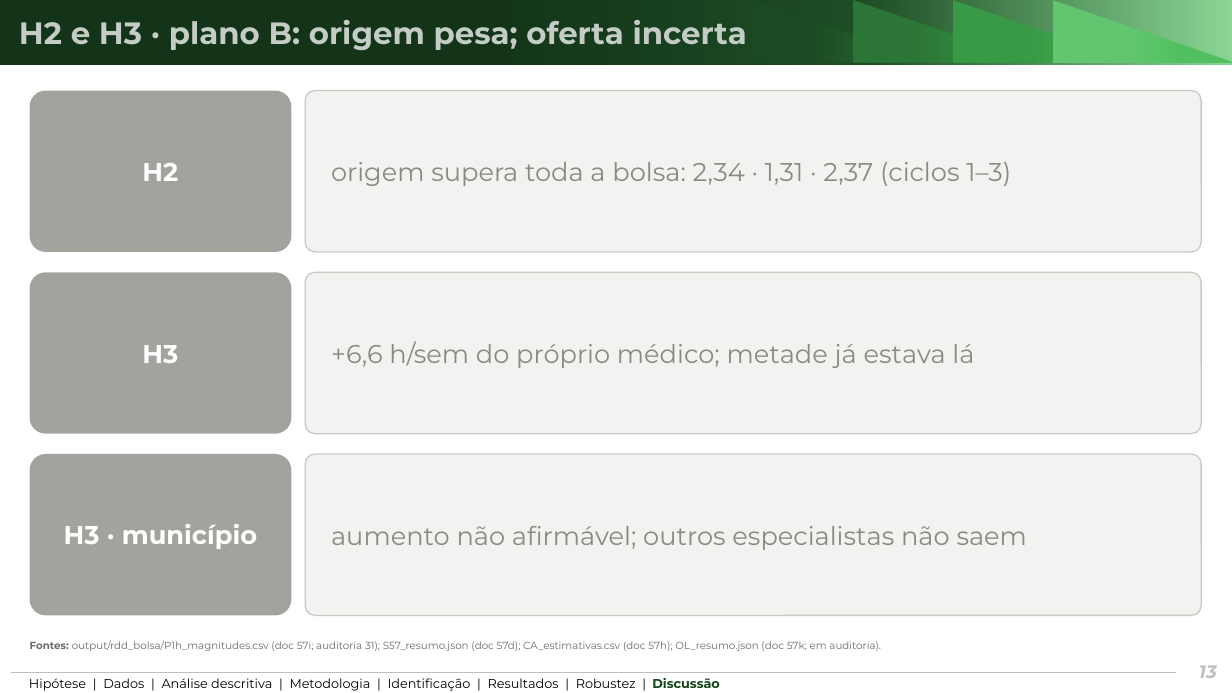
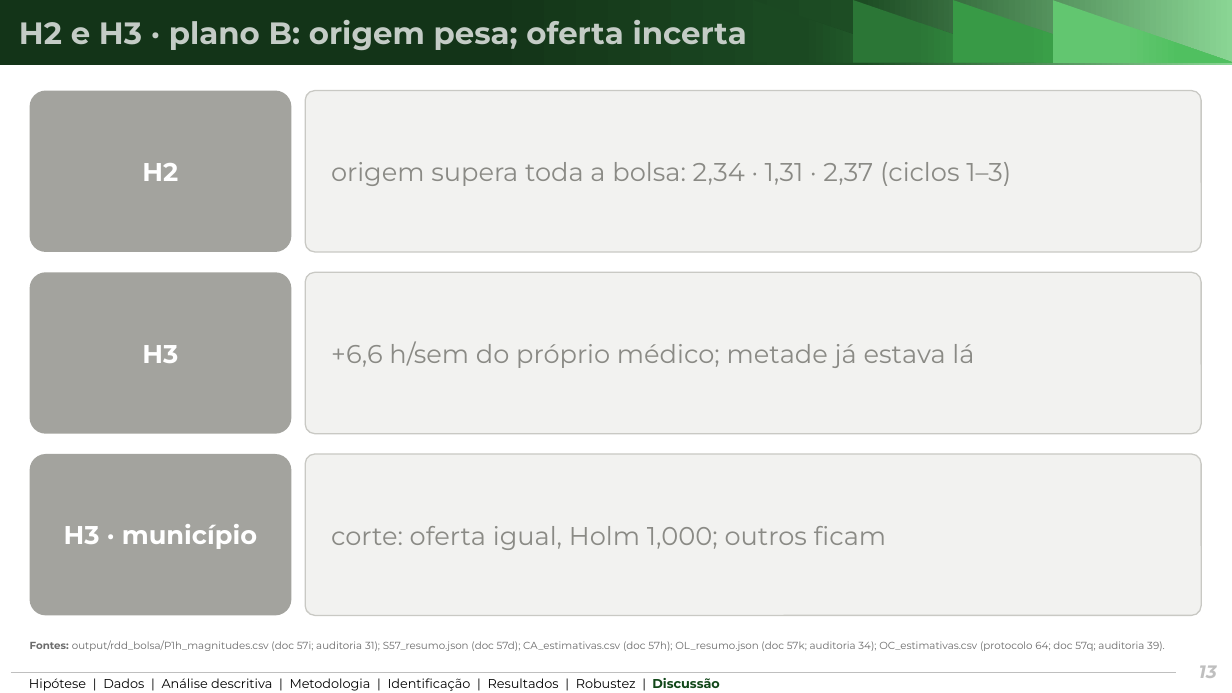
Before and after one commit to ka1victor/impact-eval-health-econ-pmme, a slide deck: slide 13 of output/apresentacao_banca2/deck_banca2_curto.pptx. Drawn at 1232x693 pixels with LibreOffice and Linux fonts; fonts in the diff are those of the drawing; background and template pictures are left out. Boxes give left, top, right and bottom in pixels: in the first picture for what was removed or moved away, otherwise in the second. Text is boxed around its words. In the diff, an @@ line names an element or a change of style, - is before the commit and + after.

```diff
--- a/output/apresentacao_banca2/deck_banca2_curto.pptx
+++ b/output/apresentacao_banca2/deck_banca2_curto.pptx
@@ text in rounded rectangle at (331,526,886,550): text changed @@
-aumento não afirmável; outros especialistas não saem
+corte: oferta igual, Holm 1,000; outros ficam
@@ text at (30,640,1165,651): text changed @@
-Fontes: output/rdd_bolsa/P1h_magnitudes.csv (doc 57i; auditoria 31); S57_resumo.json (doc 57d); CA_estimativas.csv (doc 57h); OL_resumo.json (doc 57k; em auditoria).
+Fontes: output/rdd_bolsa/P1h_magnitudes.csv (doc 57i; auditoria 31); S57_resumo.json (doc 57d); CA_estimativas.csv (doc 57h); OL_resumo.json (doc 57k; auditoria 34); OC_estimativas.csv (protocolo 64; doc 57q; auditoria 39).
```
Also in this commit, not shown: 6 other slides changed, 27 other files.
